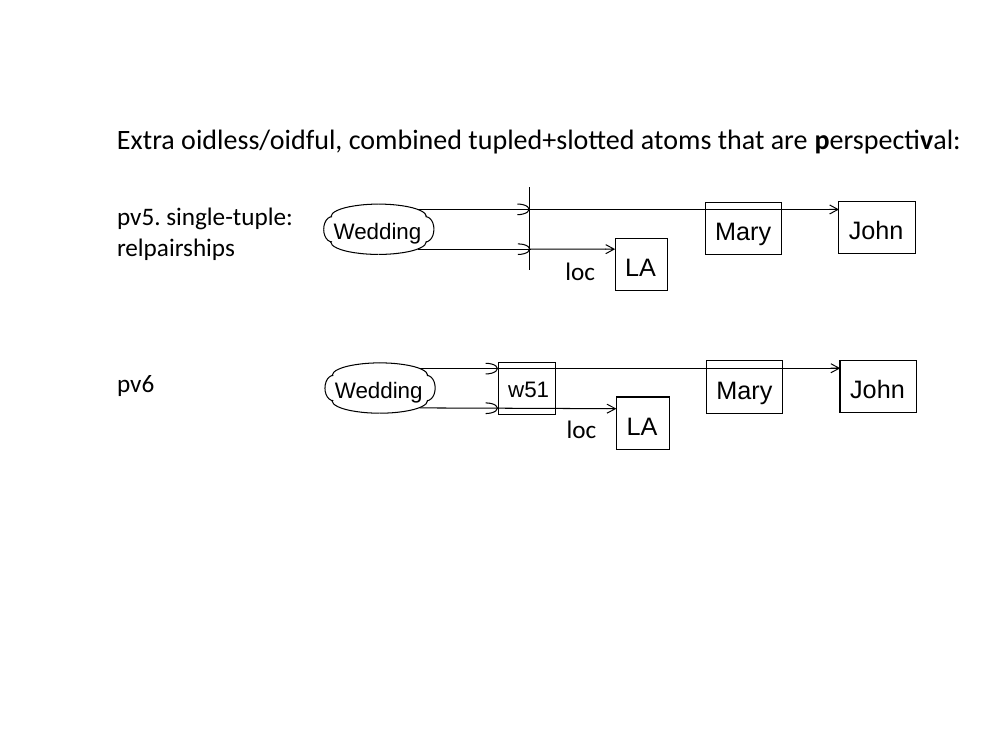
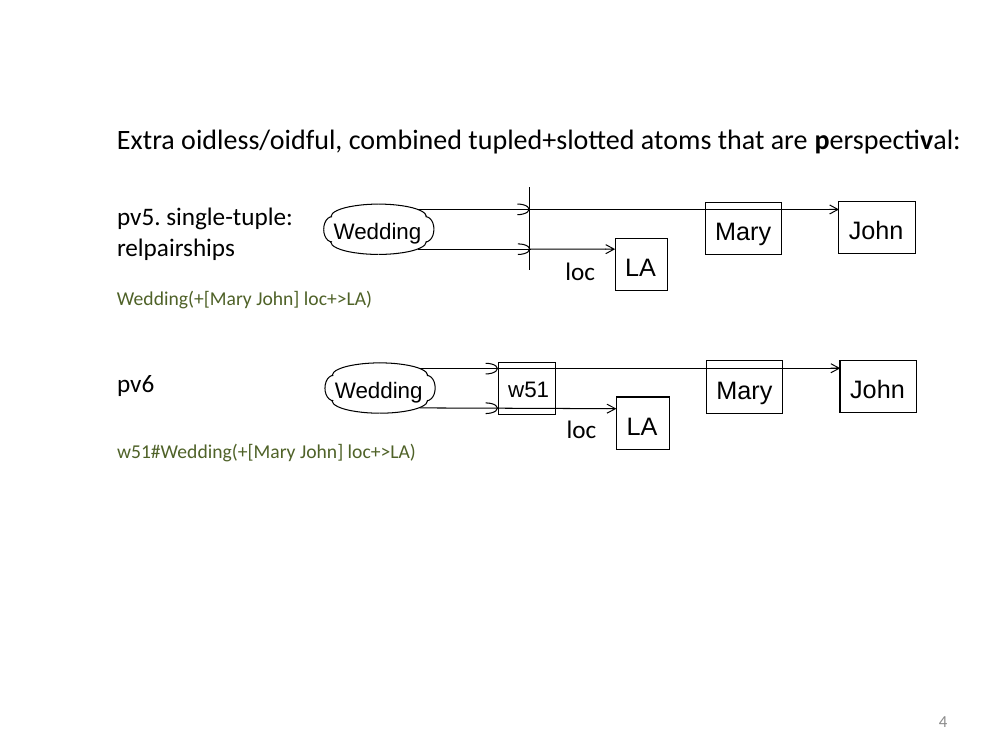
Before and after one commit to RuleML/ruleml-website, a slide deck: slide 4 of talks/PSOAMetamodelGrailogWedding.pptx. Drawn at 1008x756 pixels with LibreOffice and Linux fonts; fonts in the diff are those of the drawing. Boxes give left, top, right and bottom in pixels: in the first picture for what was removed or moved away, otherwise in the second. Text is boxed around its words. In the diff, an @@ line names an element or a change of style, - is before the commit and + after.

```diff
--- a/talks/PSOAMetamodelGrailogWedding.pptx
+++ b/talks/PSOAMetamodelGrailogWedding.pptx
@@ text added at (117,291,372,309), 14 pt, text #4F6228 @@
+Wedding(+[Mary John] loc+>LA)
@@ text added at (117,444,416,462), 14 pt, text #4F6228 @@
+w51#Wedding(+[Mary John] loc+>LA)
@@ page number added at (939,716,947,727), 12 pt, text #8C8C8C @@
+4
```
Also in this commit, not shown: 5 other slides changed, 1 slide added, 1 other file.
